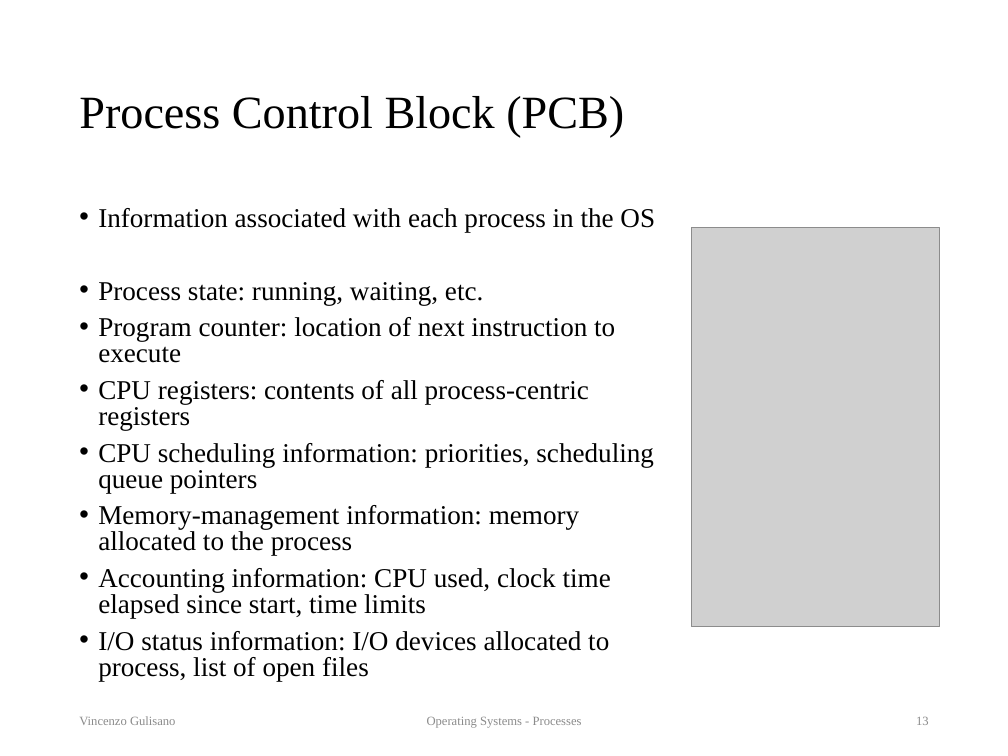
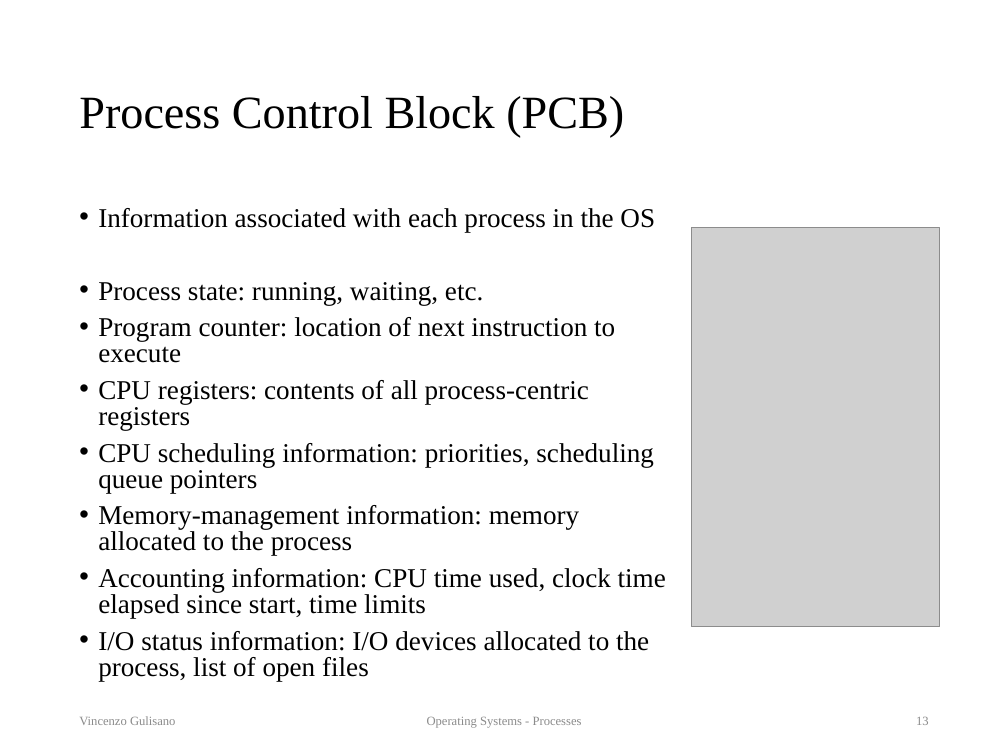
Before and after one commit to vincenzo-gulisano/os_material, a slide deck: slide 13 of slides/processes.pptx. Drawn at 1008x756 pixels with LibreOffice and Linux fonts; fonts in the diff are those of the drawing; grey boxes stand for pictures. Boxes give left, top, right and bottom in pixels: in the first picture for what was removed or moved away, otherwise in the second. Text is boxed around its words. In the diff, an @@ line names an element or a change of style, - is before the commit and + after.

Commit message:
Polished processes slides (mainly typos and broken sentences, but also some sentence that was possibly confusing / over-simplifying). Slightly updated exerices at the end too

```diff
--- a/slides/processes.pptx
+++ b/slides/processes.pptx
@@ text at (98,568,666,681): text changed @@
-• Accounting information: CPU used, clock time elapsed since start, time limits
-• I/O status information: I/O devices allocated to process, list of open files
+• Accounting information: CPU time used, clock time elapsed since start, time limits
+• I/O status information: I/O devices allocated to the process, list of open files
```
Also in this commit, not shown: 39 other slides changed, 3 other files.
